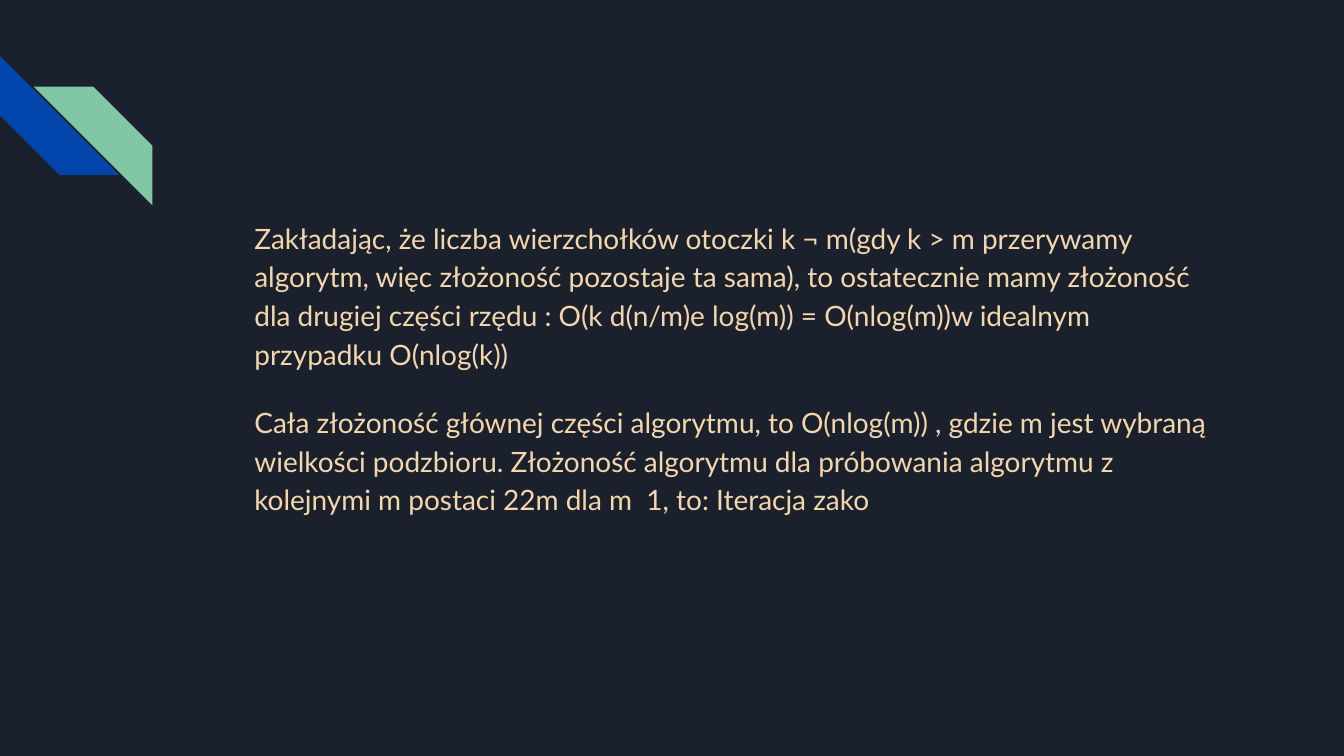
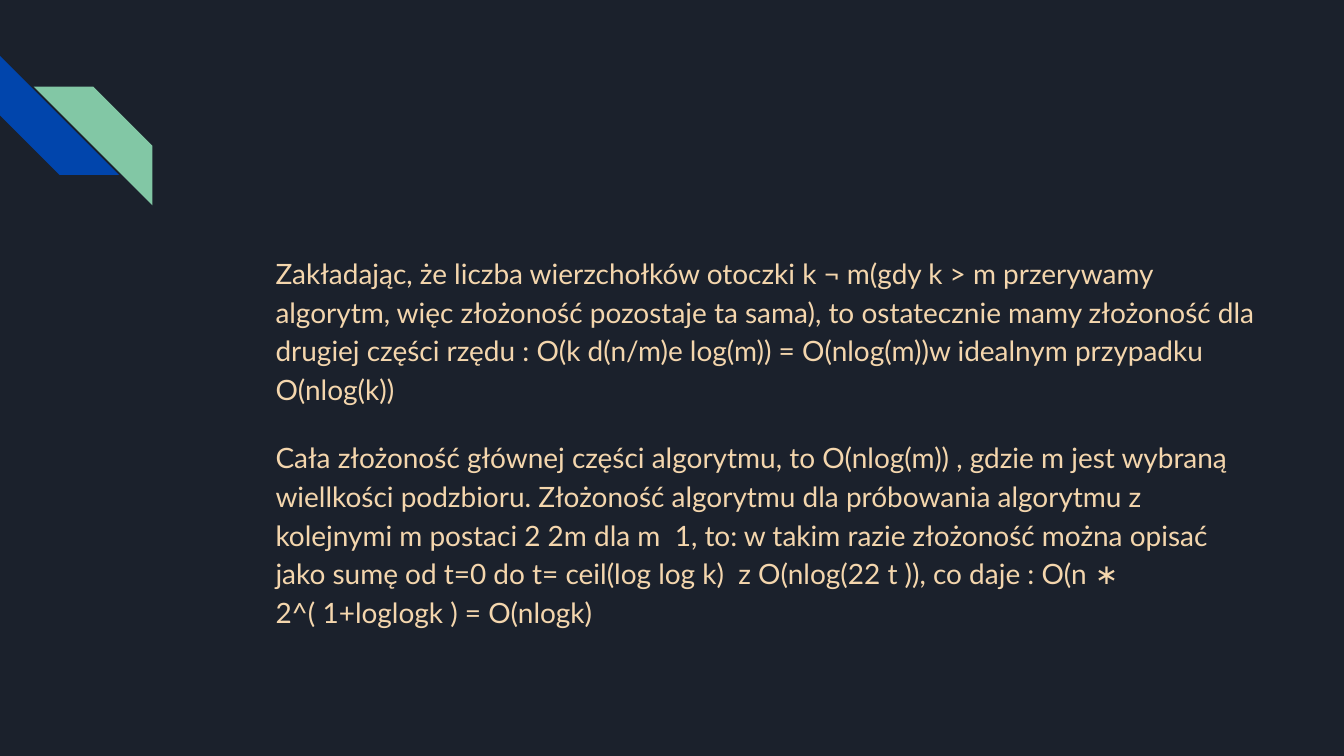
Before and after one commit to kkafar/ageom-projekt, a slide deck: slide 40 of Prezentacja.pptx (slide 39 before the commit). Drawn at 1344x756 pixels with LibreOffice and Linux fonts; fonts in the diff are those of the drawing. Boxes give left, top, right and bottom in pixels: in the first picture for what was removed or moved away, otherwise in the second. Text is boxed around its words. In the diff, an @@ line names an element or a change of style, - is before the commit and + after.

Commit message:
Skońćzenie programu, naprawa algorytmu przyrostowego

```diff
--- a/Prezentacja.pptx
+++ b/Prezentacja.pptx
@@ text "Zakładając, że liczba wierzchołków otoczki ...": place and size @@
-text "Zakładając, że liczba wierzchołków otoczki ..." at [254,227,1205,515]
+text "Zakładając, że liczba wierzchołków otoczki ..." at [276,262,1254,628]
@@ text at [276,446,1227,628]: text changed @@
-Cała złożoność głównej części algorytmu, to O(nlog(m)) , gdzie m jest wybraną wielkości podzbioru. Złożoność algorytmu dla próbowania algorytmu z kolejnymi m postaci 22m dla m 1, to: Iteracja zako
+Cała złożoność głównej części algorytmu, to O(nlog(m)) , gdzie m jest wybraną wiellkości podzbioru. Złożoność algorytmu dla próbowania algorytmu z kolejnymi m postaci 2 2m dla m 1, to: w takim razie złożoność można opisać jako sumę od t=0 do t= ceil(log log k) z O(nlog(22 t )), co daje : O(n ∗ 2^( 1+loglogk ) = O(nlogk)
```
Also in this commit, not shown: 8 slides added, 9 other files.
